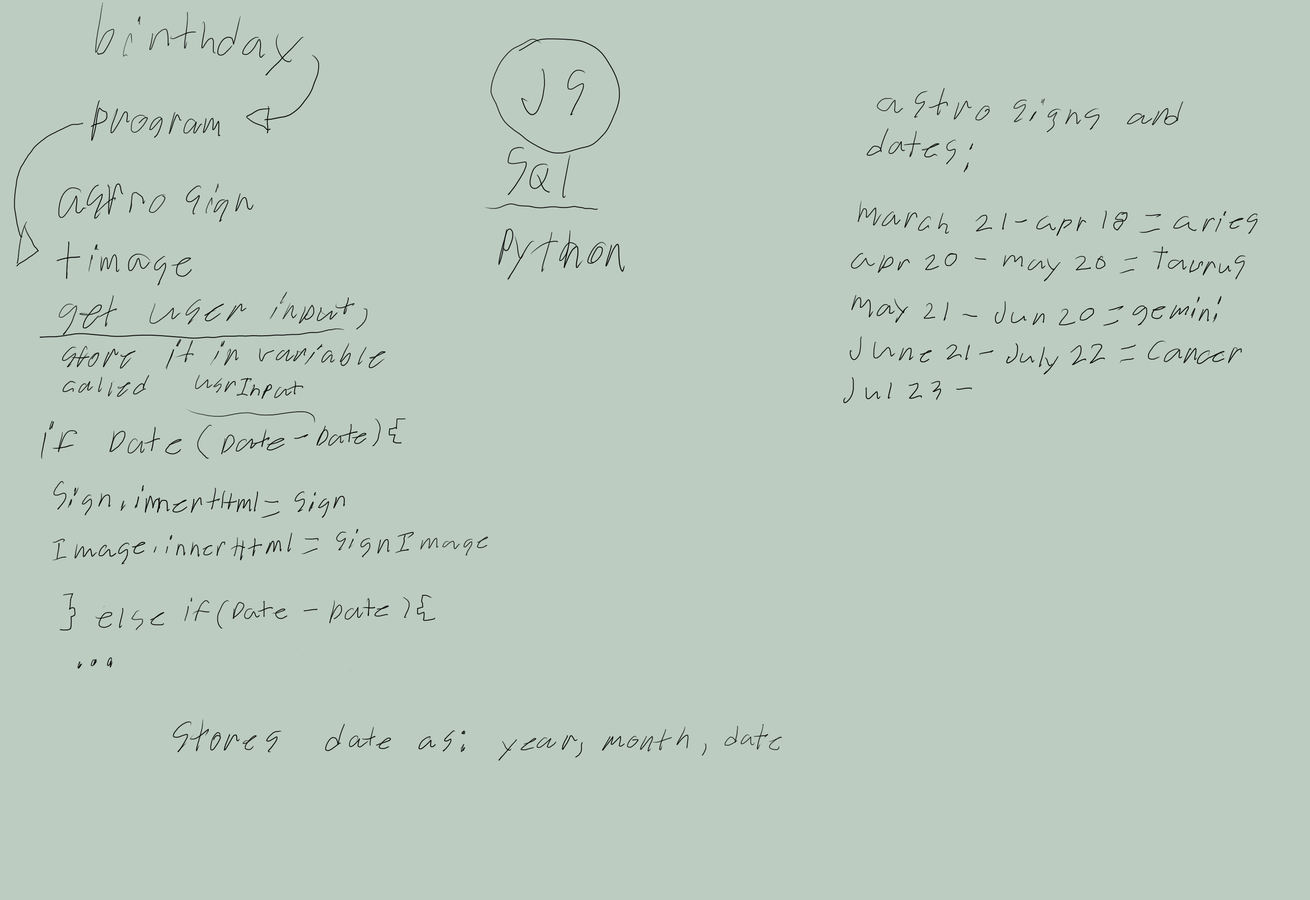
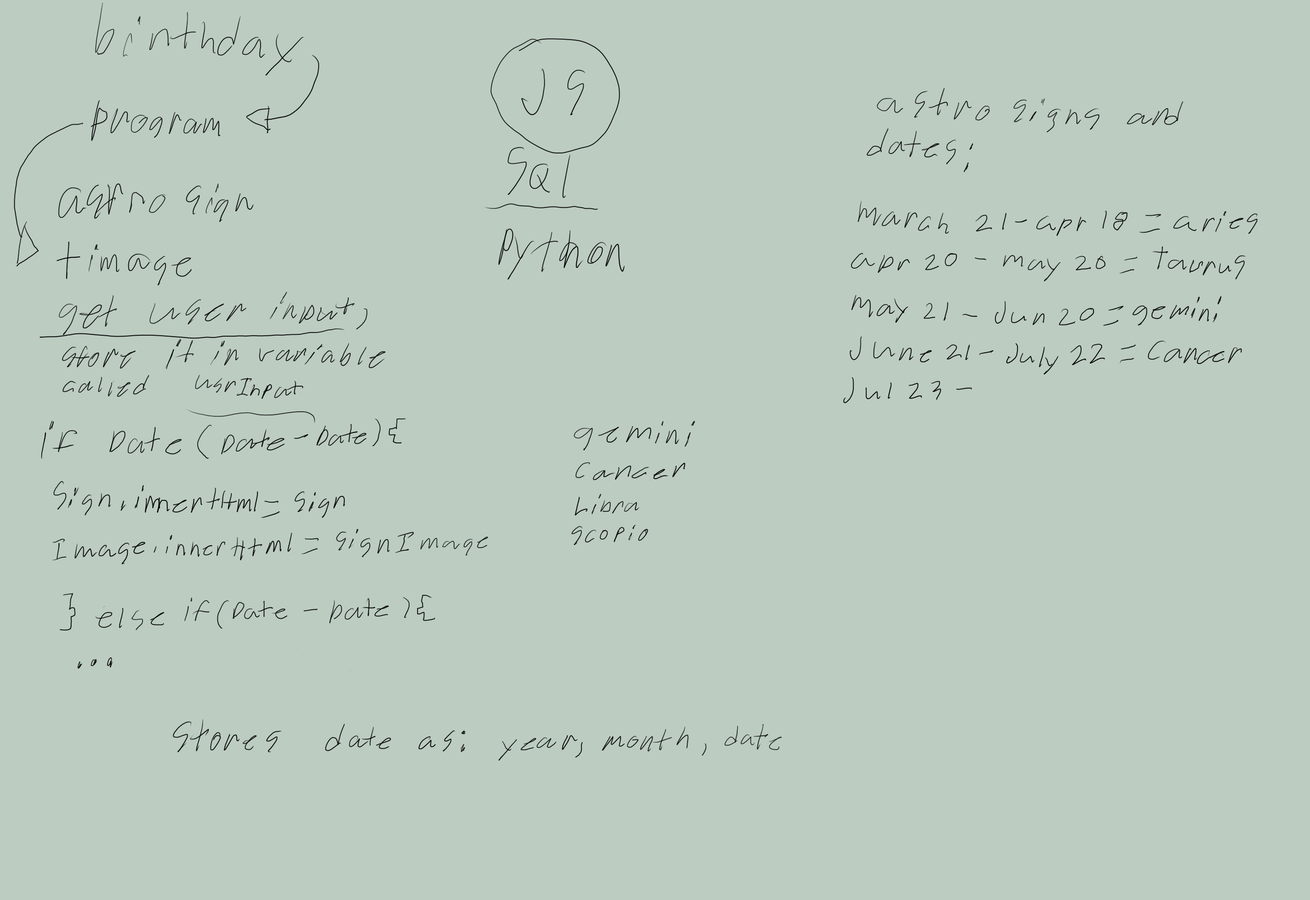
Comparing the layer stacks of the two w=1310, h=900 images. Changes:
painted on "Paint Layer 1" over <box>571,420,696,611</box>
